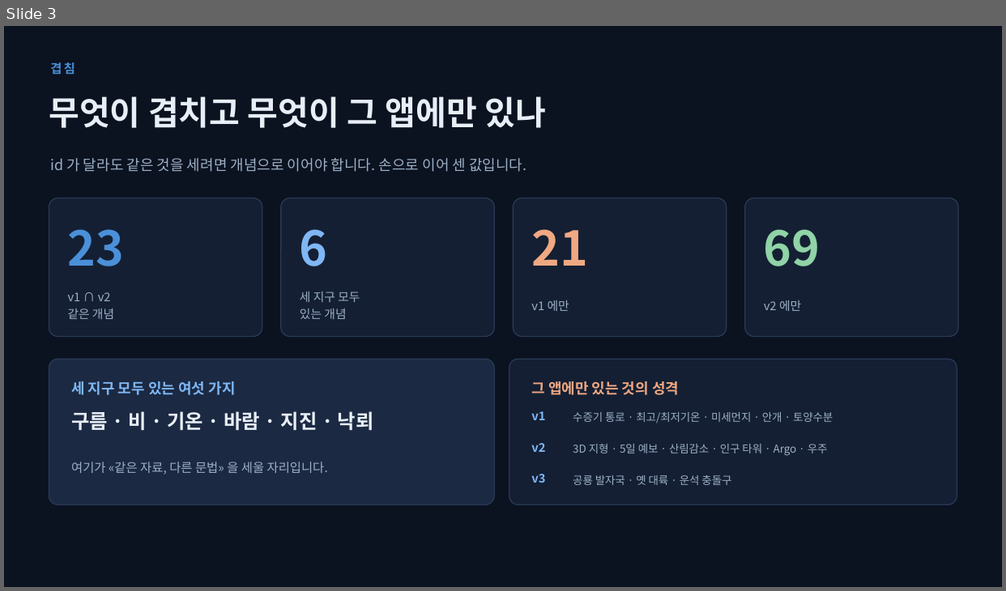
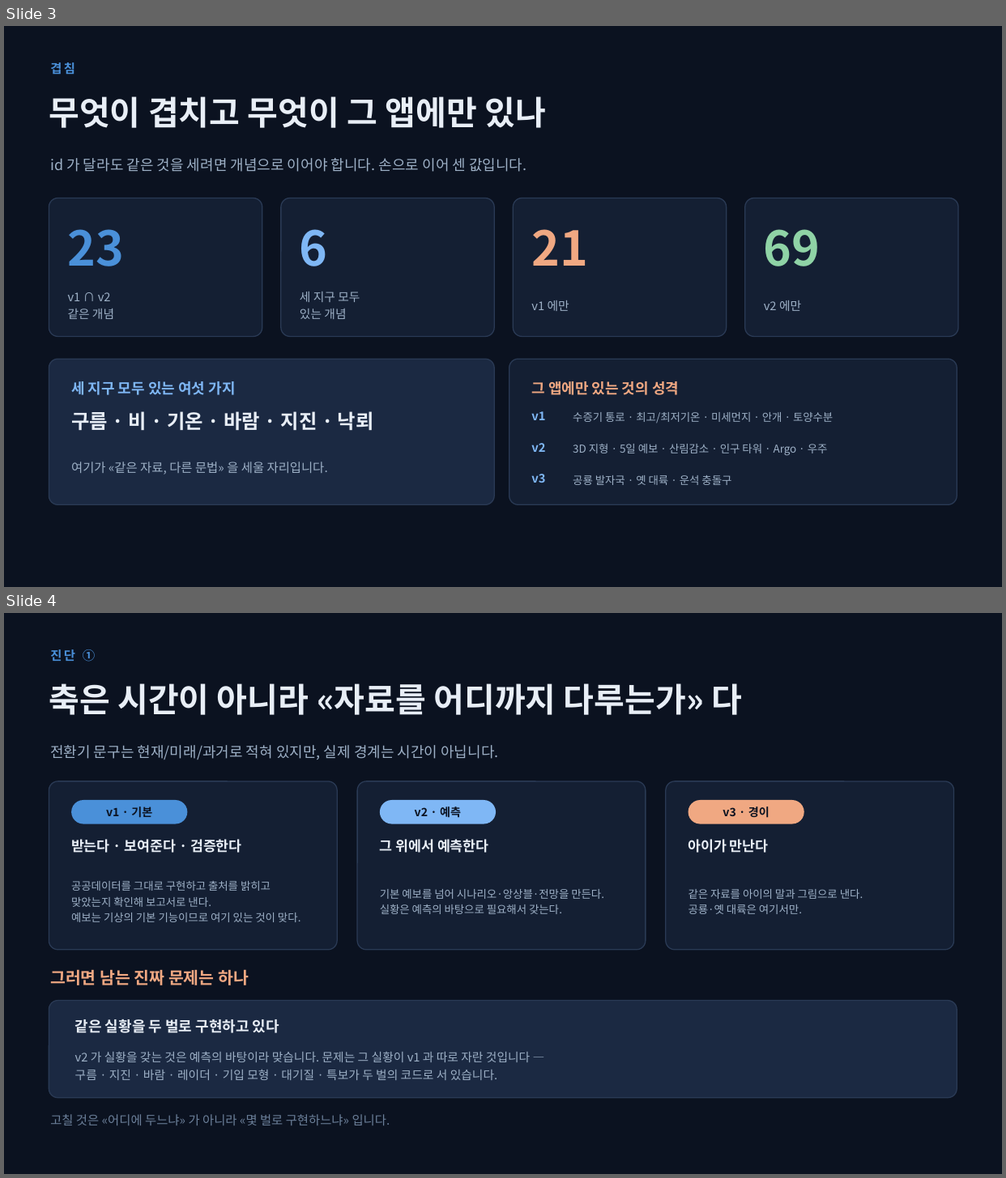
Before and after one commit to icegyul/earthus, a slide deck: docs/proposals/EARTHUS_세지구_메뉴통합제안_20260903.pptx. Shown one above the other, each under a label of ours: slide 3 before the commit, slides 3 and 4 after it. The pictures are 1006x591 and 1006x1178 pixels, drawn with LibreOffice and Linux fonts; fonts in the diff are those of the drawing. Boxes give left, top, right and bottom in pixels: in the first picture for what was removed or moved away, otherwise in the second. Text is boxed around its words. In the diff, an @@ line names an element or a change of style, - is before the commit and + after.

```diff
--- a/docs/proposals/EARTHUS_세지구_메뉴통합제안_20260903.pptx
+++ b/docs/proposals/EARTHUS_세지구_메뉴통합제안_20260903.pptx
@@ slide 4 added at box(4, 613, 1002, 1174), background #0B1220 @@
@@ text added at box(50, 649, 95, 662), 12 pt, text #4A90D9, bold @@
+진단 ①
@@ text added at box(49, 683, 743, 715), 32 pt, text #E8EEF6, bold @@
+축은 시간이 아니라 «자료를 어디까지 다루는가» 다
@@ text added at box(50, 745, 499, 760), 14 pt, text #9DB0C6 @@
+전환기 문구는 현재/미래/과거로 적혀 있지만, 실제 경계는 시간이 아닙니다.
@@ rounded rectangle added at box(49, 781, 337, 950), fill #141F33, outline #2A3A55 1 pt @@
@@ rounded rectangle added at box(357, 781, 646, 950), fill #141F33, outline #2A3A55 1 pt @@
@@ rounded rectangle added at box(666, 781, 954, 950), fill #141F33, outline #2A3A55 1 pt @@
@@ rounded rectangle added at box(71, 800, 187, 824), fill #4A90D9 @@
@@ text added at box(106, 807, 152, 818), 11 pt, text #0B1220, bold @@
+v1 · 기본
@@ rounded rectangle added at box(380, 800, 496, 824), fill #7FB7F5 @@
@@ text added at box(415, 807, 461, 818), 11 pt, text #0B1220, bold @@
+v2 · 예측
@@ rounded rectangle added at box(688, 800, 804, 824), fill #F0A882 @@
@@ text added at box(722, 807, 769, 818), 11 pt, text #0B1220, bold @@
+v3 · 경이
@@ text added at box(71, 839, 241, 853), 13.5 pt, text #E8EEF6, bold @@
+받는다 · 보여준다 · 검증한다
@@ text added at box(380, 839, 488, 853), 13.5 pt, text #E8EEF6, bold @@
+그 위에서 예측한다
@@ text added at box(688, 839, 769, 853), 13.5 pt, text #E8EEF6, bold @@
+아이가 만난다
@@ text added at box(71, 881, 301, 922), 10.5 pt, text #9DB0C6 @@
+공공데이터를 그대로 구현하고 출처를 밝히고
+맞았는지 확인해 보고서로 낸다.
+예보는 기상의 기본 기능이므로 여기 있는 것이 맞다.
@@ text added at box(380, 889, 604, 914), 10.5 pt, text #9DB0C6 @@
+기본 예보를 넘어 시나리오·앙상블·전망을 만든다.
+실황은 예측의 바탕으로 필요해서 갖는다.
@@ text added at box(688, 889, 863, 914), 10.5 pt, text #9DB0C6 @@
+같은 자료를 아이의 말과 그림으로 낸다.
+공룡·옛 대륙은 여기서만.
@@ text added at box(50, 969, 249, 986), 16 pt, text #F0A882, bold @@
+그러면 남는 진짜 문제는 하나
@@ rounded rectangle added at box(49, 1001, 957, 1098), fill #1B2942, outline #2A3A55 1 pt @@
@@ text added at box(75, 1020, 279, 1033), 14 pt, text #E8EEF6, bold @@
+같은 실황을 두 벌로 구현하고 있다
@@ text added at box(75, 1052, 530, 1080), 11.5 pt, text #9DB0C6 @@
+v2 가 실황을 갖는 것은 예측의 바탕이라 맞습니다. 문제는 그 실황이 v1 과 따로 자란 것입니다 —
+구름 · 지진 · 바람 · 레이더 · 기입 모형 · 대기질 · 특보가 두 벌의 코드로 서 있습니다.
@@ text added at box(50, 1114, 390, 1126), 12 pt, text #6B7F99 @@
+고칠 것은 «어디에 두느냐» 가 아니라 «몇 벌로 구현하느냐» 입니다.
```
Also in this commit, not shown: 4 slides changed, 1 slide removed, 1 other file.
